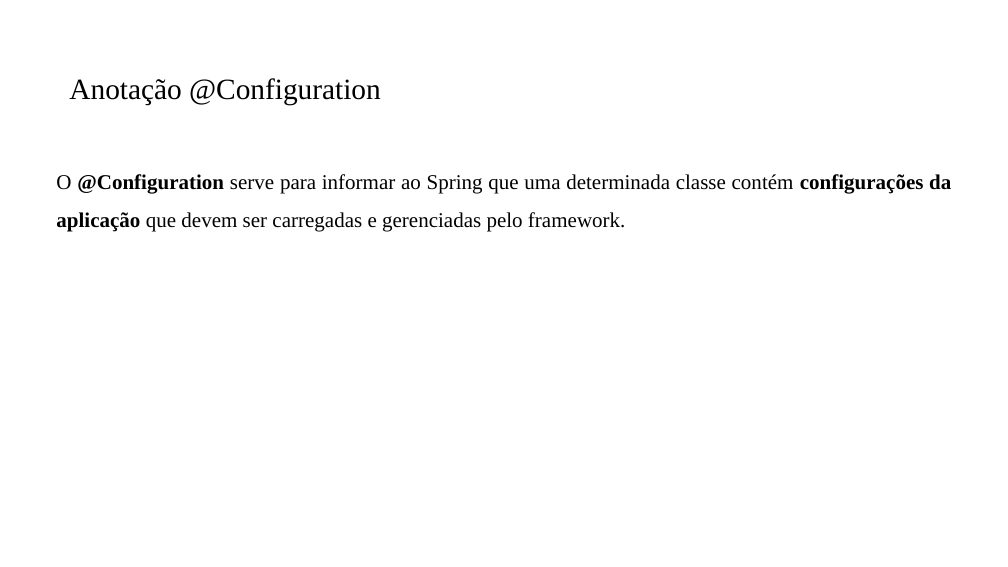
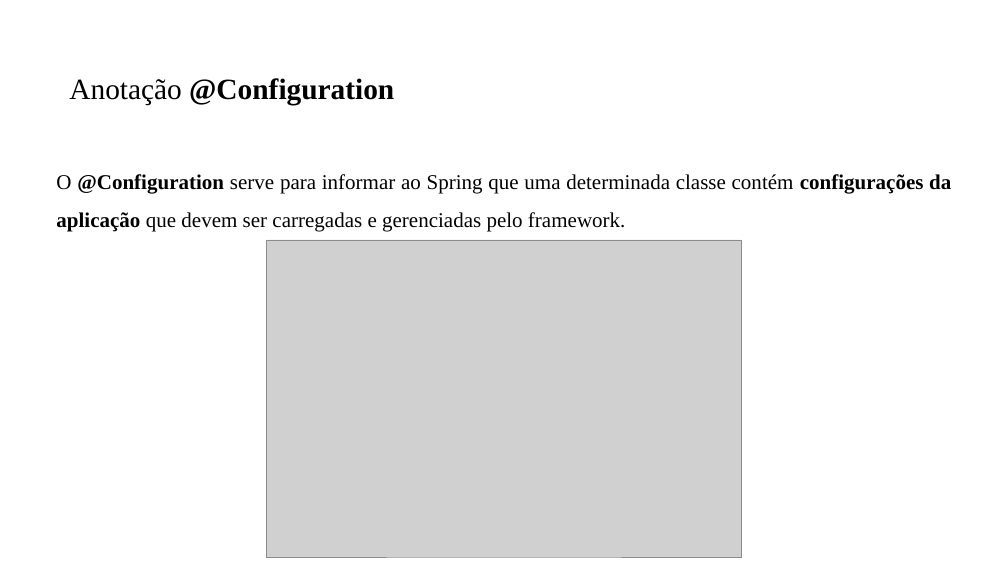
Before and after one commit to PedroMiho/UMC, a slide deck: slide 12 of engenharia-software/software-corporativo/boas-praticas/aula-06-spring-security/spring-security.pptx (slide 11 before the commit). Drawn at 1008x567 pixels with LibreOffice and Linux fonts; fonts in the diff are those of the drawing; grey boxes stand for pictures; background and template pictures are left out. Boxes give left, top, right and bottom in pixels: in the first picture for what was removed or moved away, otherwise in the second. Text is boxed around its words. In the diff, an @@ line names an element or a change of style, - is before the commit and + after.

```diff
--- a/engenharia-software/software-corporativo/boas-praticas/aula-06-spring-security/spring-security.pptx
+++ b/engenharia-software/software-corporativo/boas-praticas/aula-06-spring-security/spring-security.pptx
@@ title "Anotação @Configuration" at box(69, 78, 394, 106): bold on in "@Configuration" @@
@@ picture added at box(266, 240, 742, 557) @@
```
Also in this commit, not shown: 4 other slides changed, 4 slides added, 49 other files.
